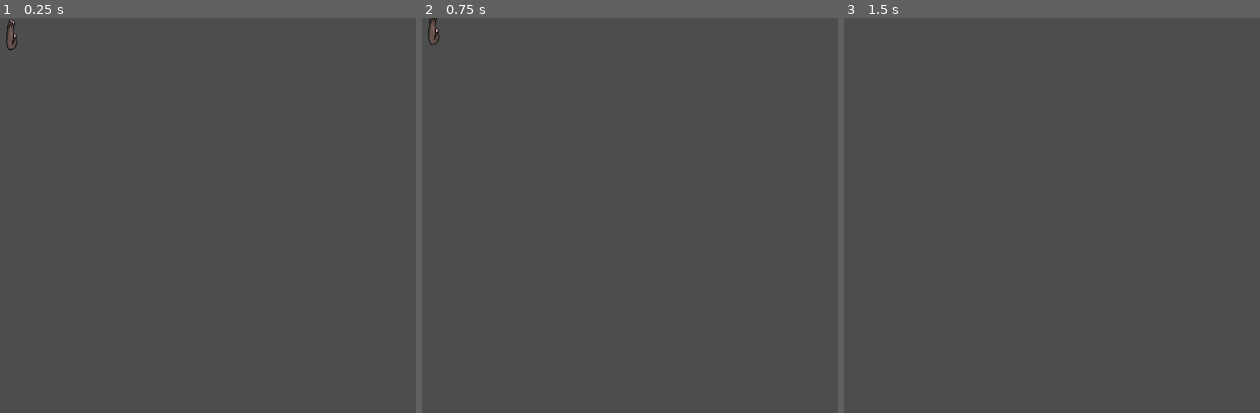
Above: before the commit, frames 1-3 (left to right).
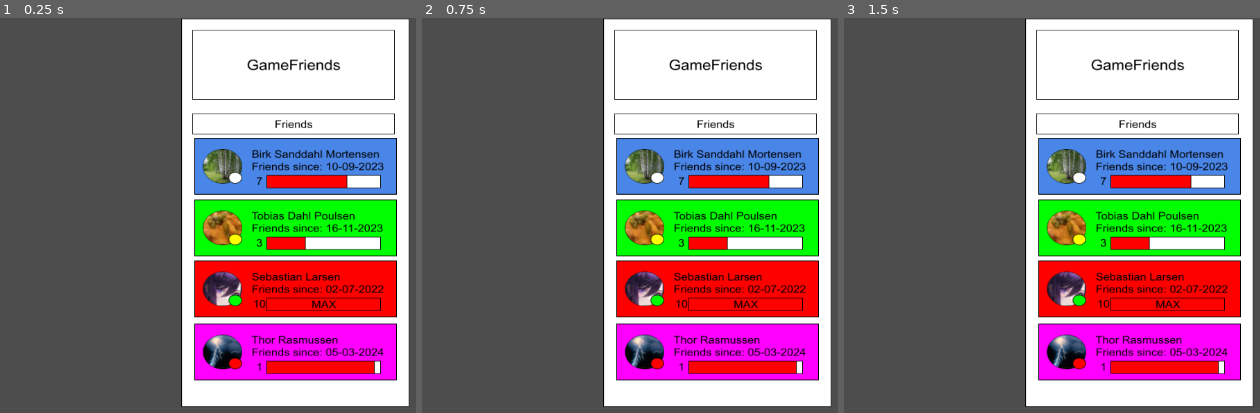
Above: after the commit, the same moments.

Repository: ArnMagnusson/Teknologi-app-Birkl-og-Malthe
Game: Godot game, scene res://Main_menu_idk/menu scenes/control.tscn
Two runs of this game, one before a commit and one after it. Both use one fixed random seed, a clock stepped at 60 frames per second and the inputs below. Before the commit the project starts from res://Paddle_padlle_padlle/White_hand.tscn.
Inputs:
- Up to frame 1 (0.25 s): no input
- Up to frame 2 (0.75 s): tap Enter at 0.5 s; hold W (move_up) from 0.53 s (still down)
- Up to frame 3 (1.5 s): tap Space at 1.25 s; release W (move_up) at 1.28 s; hold S (move_down) from 1.28 s (still down)

The runs differ from the first frame. In frame 1, 53% of the frame differs, in the area x 1-99%, y 0-99%; in frame 2, 53%; in frame 3, 53%.

Commit message:
functional done

Diff:
--- a/Main_menu_idk/menu scenes/control.tscn
+++ b/Main_menu_idk/menu scenes/control.tscn
@@ -11,9 +11,9 @@
 layout_mode = 3
 anchor_right = 0.291
 anchor_bottom = 0.855
-offset_left = 1.0
+offset_left = 305.0
 offset_top = 1.0
-offset_right = -10.232
+offset_right = 293.768
 offset_bottom = 0.959961
 
 [node name="background" type="Sprite2D" parent="."]
--- a/project.godot
+++ b/project.godot
@@ -11,7 +11,7 @@
 [application]
 
 config/name="pong pong pong pong"
-run/main_scene="res://Paddle_padlle_padlle/White_hand.tscn"
+run/main_scene="res://Main_menu_idk/menu scenes/control.tscn"
 config/features=PackedStringArray("4.2", "Mobile")
 config/icon="res://icon.svg"
 
